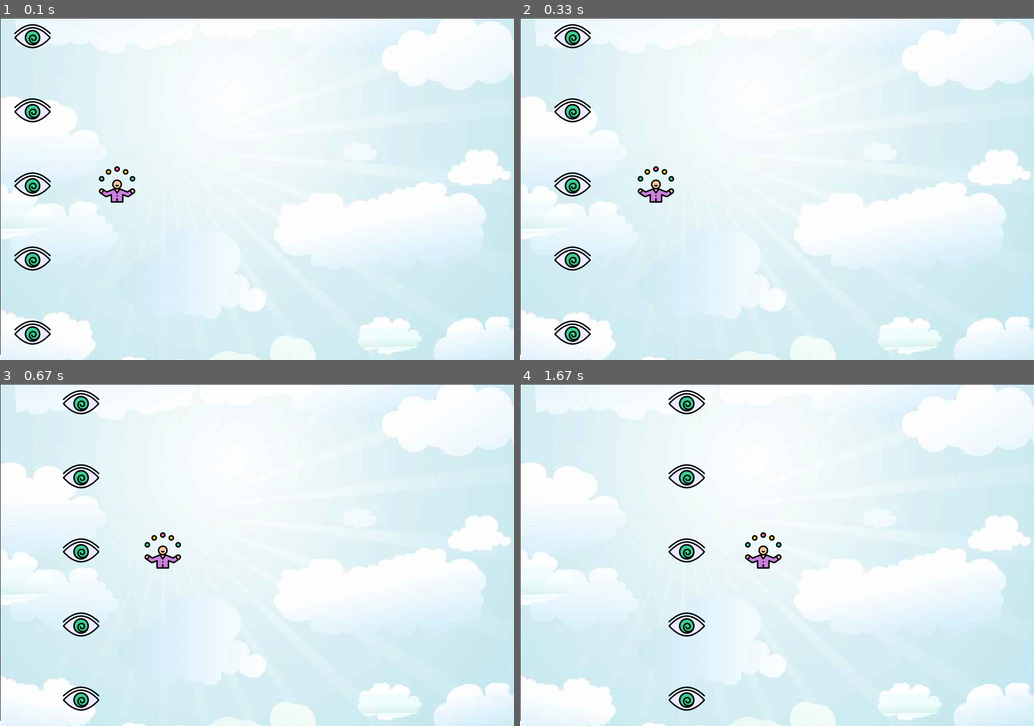
Above: before the commit, frames 1-4 (two rows, left to right).
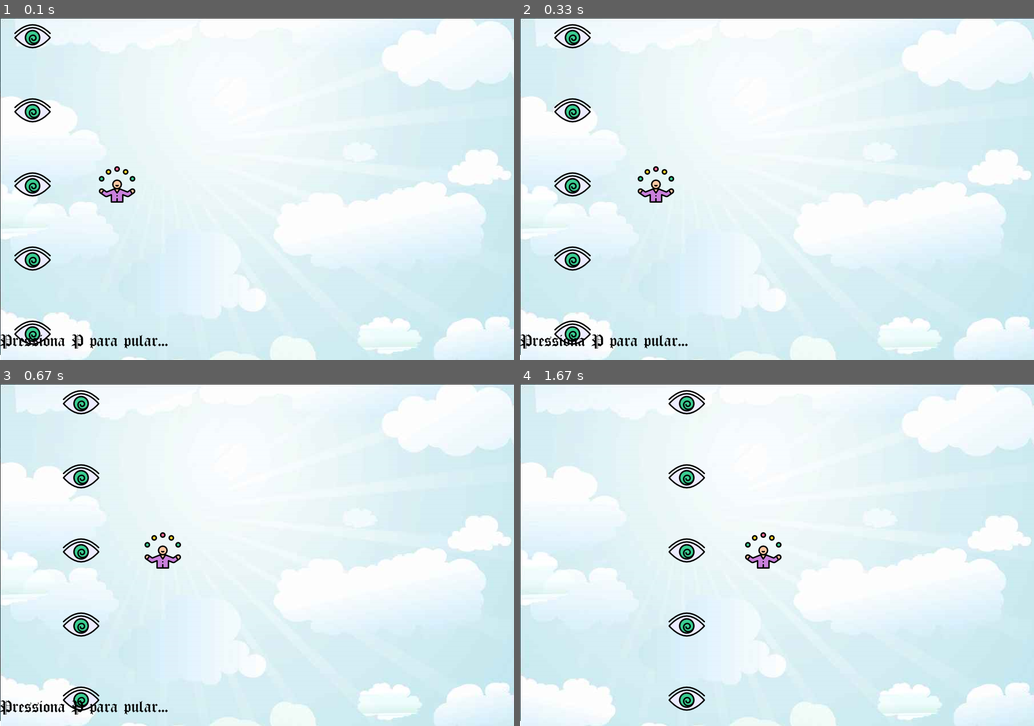
Above: after the commit, the same moments.

Repository: CiceroWesley/projeto-pygame
Game: pygame game, started from main.py
Two runs of this game, one before a commit and one after it. Both use one fixed random seed, a clock stepped at 60 frames per second and the inputs below.
Inputs:
- Up to frame 1 (0.1 s): no input
- Up to frame 2 (0.33 s): no input
- Up to frame 3 (0.67 s): no input
- Up to frame 4 (1.67 s): no input

The runs differ from the first frame. In frame 1, 0.4% of the frame differs, in the area x 0-33%, y 92-97%; in frame 2, 0.4%; in frame 3, 0.4%; in frame 4, nothing differs.

Commit message:
mudanças
botao pular animação, dificuldade

Diff:
--- a/main.py
+++ b/main.py
@@ -27,7 +27,7 @@
 jogadorY = 300
 jogadorXmuda=0
 jogadorYmuda=0
-dificuldade=1
+dificuldade=1  #alterar a dificuldade no menu inciail em 1, 2 e 3.
 vidas=3
 
 #pontos
@@ -102,7 +102,7 @@
     tela.blit(vida,(x,y))
 
 def dificult(x,y):
-    dificu = fonte.render('Nível:'+str(dificuldade),True,(0,0,0))
+    dificu = fonte.render('Dificuldade:'+str(dificuldade),True,(0,0,0))
     tela.blit(dificu,(x,y))
 
 def gameover():
@@ -139,6 +139,9 @@
             if evento.type == pygame.QUIT:
                 pygame.quit()
                 sys.exit()
+            if evento.type == pygame.KEYDOWN:
+                if evento.key == pygame.K_p:
+                    running = False
 
 
         for i in range(enemy):
@@ -147,6 +150,11 @@
 
         playerX+=playerXmuda
         jogador(playerX,playerY)
+        pularanimacao = fonte.render('Pressiona P para pular...', True, (0,0,0))
+
+        if playerX > 100 and playerX < 300:
+            tela.blit(pularanimacao,(0,550))
+
         if playerX > 985:
             gamename = fontef.render('Nome do Jogo',True,(0,0,0))
             tela.blit(gamename,(450,300))
@@ -189,7 +197,7 @@
                 if evento.key == pygame.K_s and vidas==0:
                     vidas=3
                     pontos=0
-                    dificuldade=1
+                    #dificuldade=1 dificuldade vai para o menu inicial do jogo
                     jogadorX=0
                     jogadorY=300
                     for j in range(inimigos):
@@ -241,7 +249,7 @@
             colisao=colisaoCinimigo(inimigoX[i],inimigoY[i],balaX,balaY)
             if colisao == True:
                 somCI = pygame.mixer.Sound('sons/acertainimigo.wav')
-                #um pouco atrasado,cortar mais
+                #os volumes dos sons não estão iguais
                 somCI.play()
                 balaX=jogadorX
                 balaatira=1
@@ -290,13 +298,9 @@
         if balaatira == 0:
              bala(balaX,balaY)
              balaX += balaXmuda
-        #dificuldade
-        if pontos==10:
-            dificuldade=2
-        elif pontos==20:
-            dificuldade=3
-        elif pontos==40:
-            dificuldade=4
+        #níveis
+
+
         #fim de jogo
         if vidas == 0:
             gameover()
@@ -308,7 +312,7 @@
         jogador(jogadorX,jogadorY)
         placar(pontosX,pontosY)
         life(0,27)
-        dificult(800,0)
+        dificult(750,0)
         pygame.display.update()
 
 animation()
